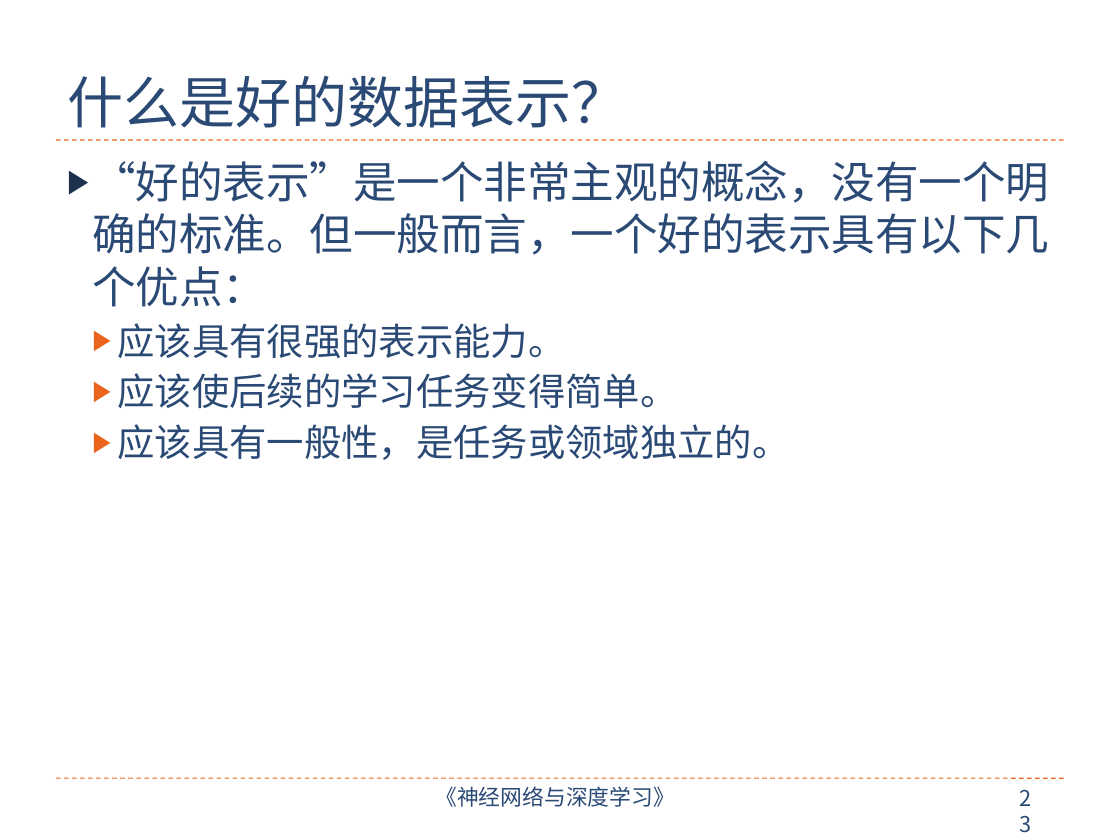
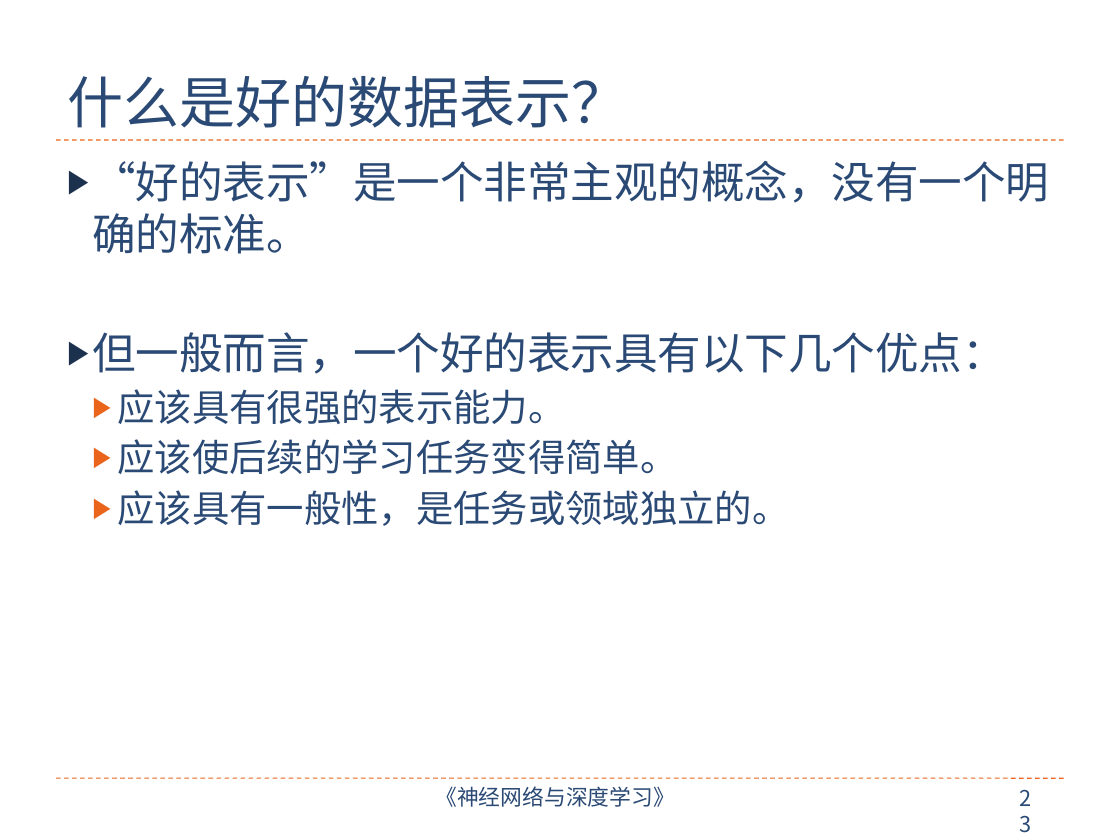
Before and after one commit to nndl/nndl.github.io, a slide deck: slide 23 of ppt/chap-绪论.pptx. Drawn at 1120x840 pixels with LibreOffice and Linux fonts; fonts in the diff are those of the drawing. Boxes give left, top, right and bottom in pixels: in the first picture for what was removed or moved away, otherwise in the second. Text is boxed around its words. In the diff, an @@ line names an element or a change of style, - is before the commit and + after.

Commit message:
ppt

```diff
--- a/ppt/chap-绪论.pptx
+++ b/ppt/chap-绪论.pptx
@@ text at box(92, 161, 1049, 374): text changed @@
-▶ “好的表示”是一个非常主观的概念，没有一个明确的标准。但一般而言，一个好的表示具有以下几个优点：
+▶ “好的表示”是一个非常主观的概念，没有一个明确的标准。
+▶ 但一般而言，一个好的表示具有以下几个优点：
```
Also in this commit, not shown: 1 other slide changed, 3 other files.
